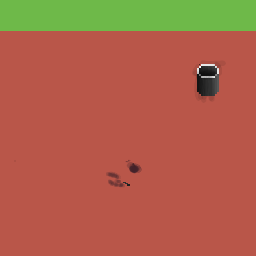
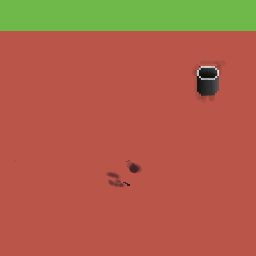
Layers edited between the first and the second 256px x 256px image:
painted on "bin-shadow" over [left=196, top=64, right=221, bottom=81]
painted on "bin-foundation" over [left=197, top=64, right=219, bottom=96]
